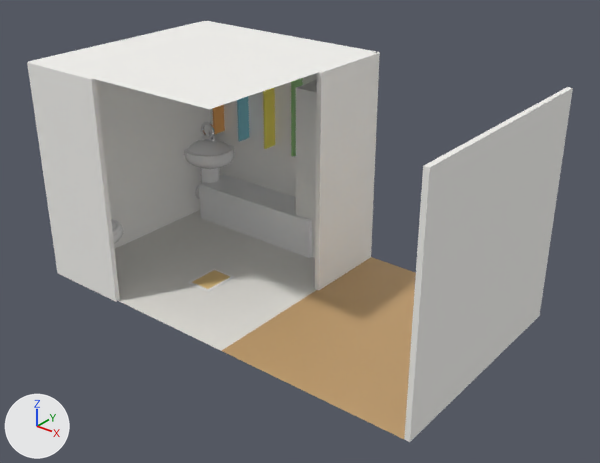
The Blender file blend/42446535.blend as it was, and as the next commit left it.
Before and after are seen from a 50 mm lens placed at (5.77, -5.75, 4.32), pointed at (1.15, 0.02, 0.74). Arrows for +X, +Y and +Z are at lower left; the lights stay in place. The first picture is the older version.

Script lines for the objects in view, before the commit:
```python
ob_faucetarc = bpy.data.objects.new('FaucetArc', me_torus)
ob_faucetarc.location = (-1.05, 1.0, 1.05)
ob_faucetarc.rotation_euler = (1.571, 0.0, 0.0)  # degrees (90, 0, 0)
ob_hallwayfloor = bpy.data.objects.new('HallwayFloor', me_plane_002)
ob_hallwayfloor.location = (2.2, 0.0, 0.0)
ob_hallwayfloor.scale = (2.0, 2.4, 1.0)
ob_hallwaywall = bpy.data.objects.new('HallwayWall', me_cube_004)
ob_hallwaywall.location = (3.2, 0.0, 1.15)
ob_hallwaywall.scale = (0.05, 2.4, 2.3)
ob_sinkbasin = bpy.data.objects.new('SinkBasin', me_sphere)
ob_sinkbasin.location = (-1.0, 0.95, 0.78)
ob_sinkbasin.scale = (1.15, 1.0, 0.55)
ob_sinkcounteredge = bpy.data.objects.new('SinkCounterEdge', me_cylinder_001)
ob_sinkcounteredge.location = (-1.0, 0.95, 0.83)
ob_sinkpedestal = bpy.data.objects.new('SinkPedestal', me_cylinder)
ob_sinkpedestal.location = (-1.0, 0.95, 0.375)
ob_toiletbase = bpy.data.objects.new('ToiletBase', me_cylinder_005)
ob_toiletbase.location = (-1.0, -0.9, 0.175)
ob_towelring = bpy.data.objects.new('TowelRing', me_torus_001)
ob_towelring.location = (-1.0, 0.78, 0.35)
ob_towelring.rotation_euler = (0.0, 1.571, 0.0)  # degrees (0, 90, 0)
ob_wall_west = bpy.data.objects.new('Wall_West', me_cube)
ob_wall_west.location = (-1.2, 0.0, 1.15)
ob_wall_west.scale = (0.05, 2.4, 2.3)
# also in view: 'BathTub' at (-0.15, 1.1, 0.22); 'Wall_East' at (1.2, 0.72, 1.15); 'Wall_South' at (-0.72, -1.2, 1.15); 'CabinetFrame' at (0.75, 1.0, 0.95); 'CurtainStrip_yellow' at (-0.15, 1.1, 1.55)
```
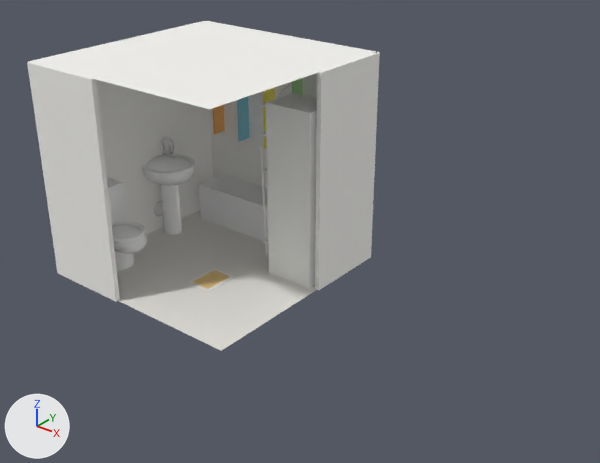
Where the change shows, as pixel boxes [x1, y1, x2, y2] in the pictures (600 x 463 px):
'HallwayWall', deleted
    before: [404, 87, 573, 442]
'HallwayFloor', deleted (brown)
    before: [222, 257, 416, 439]
'CabinetFrame', moved
    before: [296, 80, 317, 258]
    after: [266, 93, 317, 288]
'SinkBasin', moved
    before: [185, 139, 234, 169]
    after: [143, 154, 195, 186]
'SinkPedestal', moved (mostly hidden before)
    before: [201, 168, 219, 183]
    after: [160, 185, 182, 235]
'ToiletBowl', moved, turned (mostly hidden before)
    before: [111, 220, 123, 244]
    after: [112, 224, 147, 254]
'SinkCounterEdge', moved
    before: [184, 144, 234, 161]
    after: [142, 154, 195, 178]
'ToiletTank', moved, turned (not visible before)
    after: [108, 187, 125, 225]
'ToiletSeat', moved, turned (mostly hidden before)
    before: [111, 219, 121, 236]
    after: [112, 222, 146, 243]
'ToiletBase', moved, turned (not visible before)
    after: [115, 251, 134, 270]
'FaucetArc', moved
    before: [201, 122, 215, 139]
    after: [160, 136, 174, 154]
'MopHandle', moved (not visible before)
    after: [260, 145, 268, 256]
'CabinetDoor', moved (not visible before)
    after: [276, 84, 292, 99]
'TowelRing', moved
    before: [195, 185, 200, 199]
    after: [154, 200, 165, 217]

Diff of the bpy script that builds the scene:
```diff
--- a/blend/42446535.blend.py
+++ b/blend/42446535.blend.py
@@ ob_hallwayfloor @@
-ob_hallwayfloor = bpy.data.objects.new('HallwayFloor', me_plane_002)
-ob_hallwayfloor.location = (2.2, 0.0, 0.0)
-ob_hallwayfloor.scale = (2.0, 2.4, 1.0)
@@ ob_hallwaywall @@
-ob_hallwaywall = bpy.data.objects.new('HallwayWall', me_cube_004)
-ob_hallwaywall.location = (3.2, 0.0, 1.15)
-ob_hallwaywall.scale = (0.05, 2.4, 2.3)
@@ ob_sinkpedestal @@
 ob_sinkpedestal = bpy.data.objects.new('SinkPedestal', me_cylinder)
-ob_sinkpedestal.location = (-1.0, 0.95, 0.375)
+ob_sinkpedestal.location = (-1.0, 0.288, 0.375)
@@ ob_sinkbasin @@
 ob_sinkbasin = bpy.data.objects.new('SinkBasin', me_sphere)
-ob_sinkbasin.location = (-1.0, 0.95, 0.78)
+ob_sinkbasin.location = (-1.0, 0.288, 0.78)
 ob_sinkbasin.scale = (1.15, 1.0, 0.55)
@@ ob_sinkcounteredge @@
 ob_sinkcounteredge = bpy.data.objects.new('SinkCounterEdge', me_cylinder_001)
-ob_sinkcounteredge.location = (-1.0, 0.95, 0.83)
+ob_sinkcounteredge.location = (-1.0, 0.288, 0.83)
@@ ob_faucetarc @@
 ob_faucetarc = bpy.data.objects.new('FaucetArc', me_torus)
-ob_faucetarc.location = (-1.05, 1.0, 1.05)
+ob_faucetarc.location = (-1.05, 0.338, 1.05)
 ob_faucetarc.rotation_euler = (1.571, 0.0, 0.0)  # degrees (90, 0, 0)
@@ ob_towelring @@
 ob_towelring = bpy.data.objects.new('TowelRing', me_torus_001)
-ob_towelring.location = (-1.0, 0.78, 0.35)
+ob_towelring.location = (-1.0, 0.118, 0.35)
 ob_towelring.rotation_euler = (0.0, 1.571, 0.0)  # degrees (0, 90, 0)
@@ ob_toiletbase @@
 ob_toiletbase = bpy.data.objects.new('ToiletBase', me_cylinder_005)
-ob_toiletbase.location = (-1.0, -0.9, 0.175)
+ob_toiletbase.location = (-0.857, -0.653, 0.175)
+ob_toiletbase.rotation_euler = (0.0, 0.0, -1.571)  # degrees (0, 0, -90)
@@ ob_toiletbowl @@
 ob_toiletbowl = bpy.data.objects.new('ToiletBowl', me_sphere_001)
-ob_toiletbowl.location = (-1.0, -0.75, 0.35)
+ob_toiletbowl.location = (-0.707, -0.653, 0.35)
+ob_toiletbowl.rotation_euler = (0.0, 0.0, -1.571)  # degrees (0, 0, -90)
 ob_toiletbowl.scale = (1.0, 1.3, 0.7)
@@ ob_toiletseat @@
 ob_toiletseat = bpy.data.objects.new('ToiletSeat', me_torus_002)
-ob_toiletseat.location = (-1.0, -0.75, 0.42)
+ob_toiletseat.location = (-0.707, -0.653, 0.42)
+ob_toiletseat.rotation_euler = (0.0, 0.0, -1.571)  # degrees (0, 0, -90)
@@ ob_toilettank @@
 ob_toilettank = bpy.data.objects.new('ToiletTank', me_cube_005)
-ob_toilettank.location = (-1.0, -1.05, 0.65)
+ob_toilettank.location = (-1.007, -0.653, 0.65)
+ob_toilettank.rotation_euler = (0.0, 0.0, -1.571)  # degrees (0, 0, -90)
 ob_toilettank.scale = (0.36, 0.18, 0.42)
@@ ob_cabinetframe @@
 ob_cabinetframe = bpy.data.objects.new('CabinetFrame', me_cube_007)
-ob_cabinetframe.location = (0.75, 1.0, 0.95)
+ob_cabinetframe.location = (0.847, 0.418, 0.95)
 ob_cabinetframe.scale = (0.55, 0.42, 1.9)
@@ ob_cabinetdoor @@
 ob_cabinetdoor = bpy.data.objects.new('CabinetDoor', me_cube_013)
-ob_cabinetdoor.location = (0.425, 1.25, 0.95)
+ob_cabinetdoor.location = (0.425, 0.668, 0.95)
 ob_cabinetdoor.rotation_euler = (0.0, 0.0, 0.35)  # degrees (0, 0, 20)
@@ ob_mophandle @@
 ob_mophandle = bpy.data.objects.new('MopHandle', me_cylinder_015)
-ob_mophandle.location = (0.425, 0.9, 0.75)
+ob_mophandle.location = (0.425, 0.318, 0.75)
 ob_mophandle.rotation_euler = (0.05, 0.0, 0.0)  # degrees (2.9, 0, 0)
```
